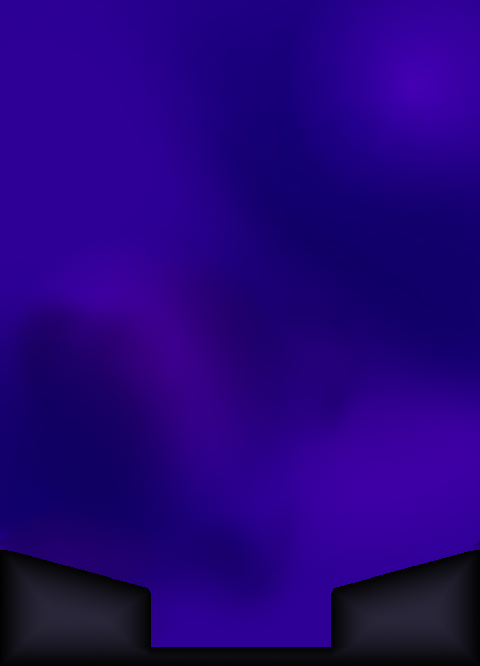
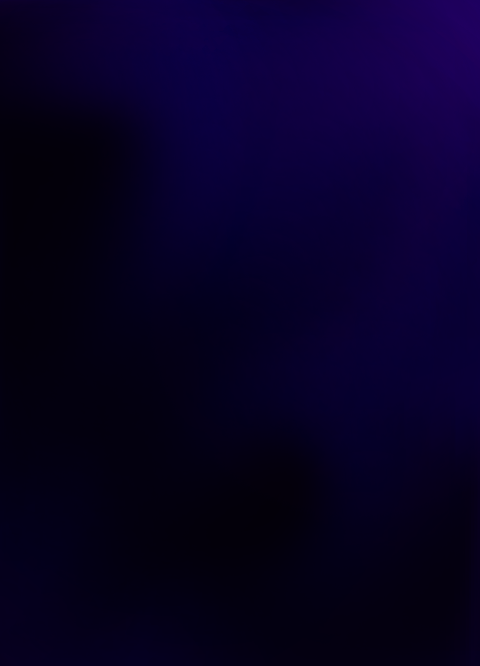
The second w=480, h=666 image is a revision of the first. Changes to its layers:
removed layer "HUD" over [0, 550, 480, 666]
painted on "Arriere 3" over [0, 0, 480, 666]
removed layer "Arriere 2" over [0, 0, 480, 666]
painted on "Arrière-plan" over [0, 0, 480, 666]
